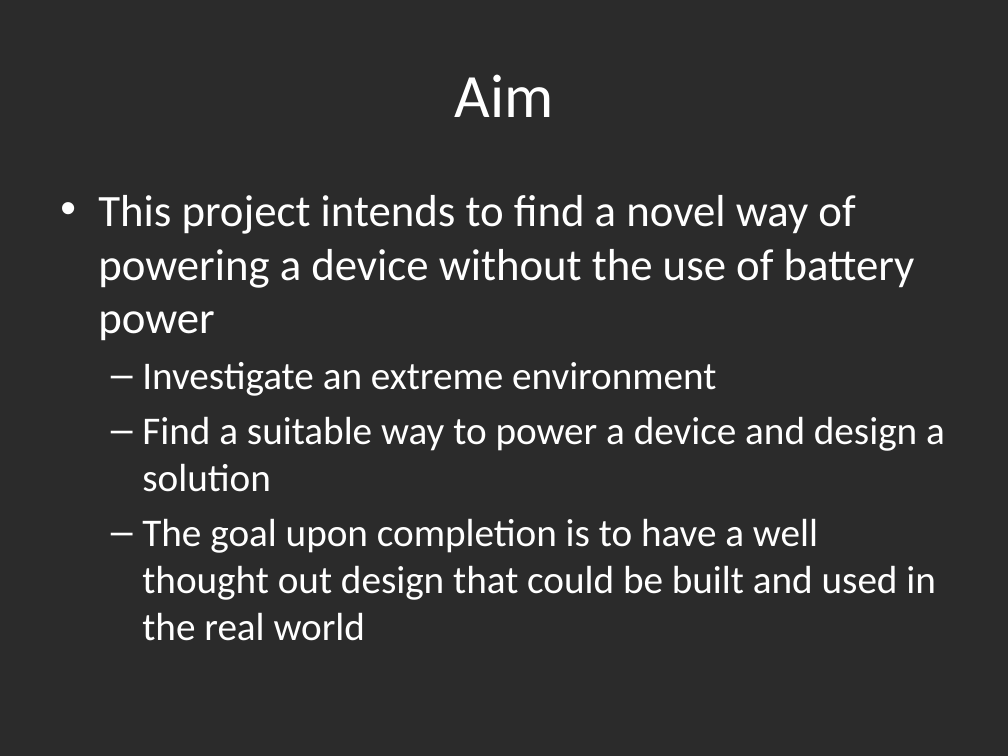
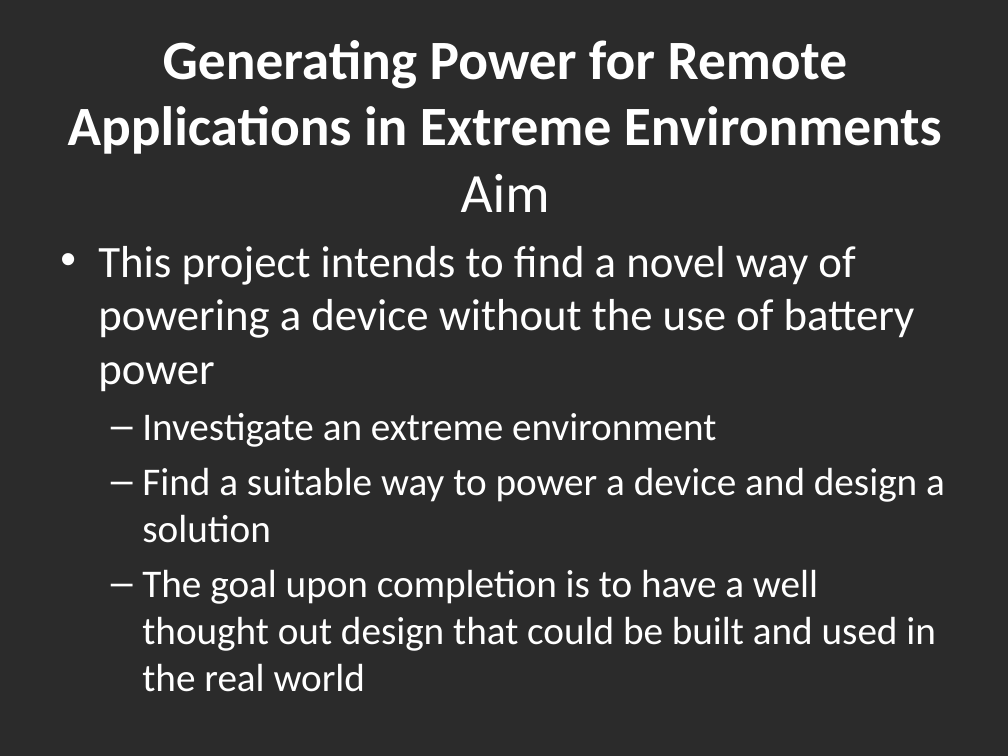
Before and after one commit to mickeyboss123/enel427, a slide deck: slide 1 of demo.pptx. Drawn at 1008x756 pixels with LibreOffice and Linux fonts; fonts in the diff are those of the drawing; background and template pictures are left out; a plain dark background stands for a picture behind light text. Boxes give left, top, right and bottom in pixels: in the first picture for what was removed or moved away, otherwise in the second. Text is boxed around its words. In the diff, an @@ line names an element or a change of style, - is before the commit and + after.

```diff
--- a/demo.pptx
+++ b/demo.pptx
@@ title at (68, 40, 942, 212): text changed; size 44 to 39.6 pt; bold on @@
-Aim
+Generating Power for Remote Applications in Extreme Environments
+Aim
@@ text "This project intends to find ...": place and size @@
-text "This project intends to find ..." at (98, 195, 945, 641)
+text "This project intends to find ..." at (98, 246, 945, 692)
```
Also in this commit, not shown: 1 other slide changed, 1 other file.
